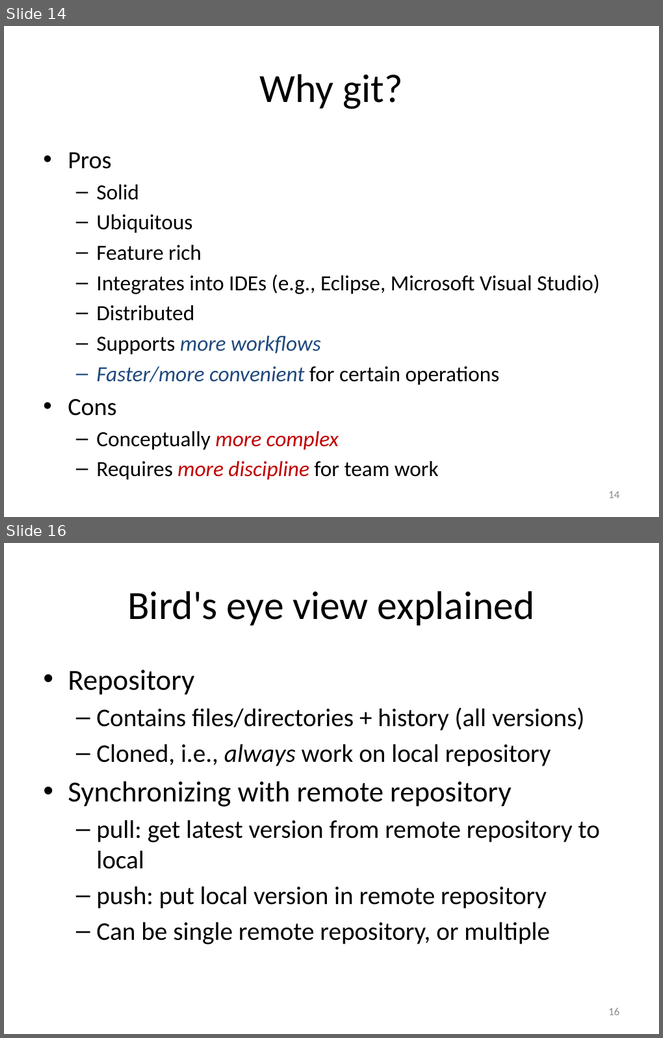
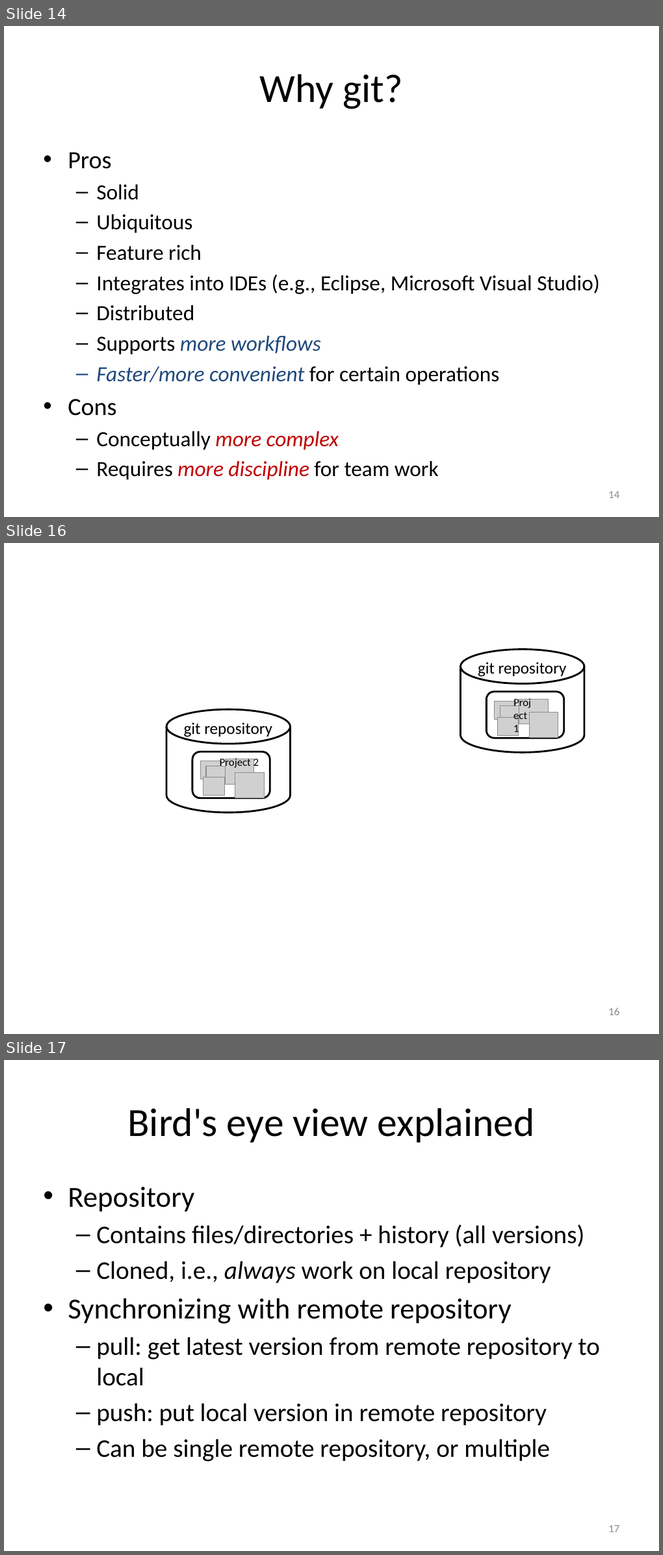
Before and after one commit to gjbex/Version-control-with-git, a slide deck: version_control_git.pptx. Shown one above the other, each under a label of ours: slides 14 and 16 before the commit, slides 14, 16 and 17 after it; the slides between them are not shown. The pictures are 663x1038 and 663x1555 pixels, drawn with LibreOffice and Linux fonts; fonts in the diff are those of the drawing; grey boxes stand for pictures. Boxes give left, top, right and bottom in pixels: in the first picture for what was removed or moved away, otherwise in the second. Text is boxed around its words. In the diff, an @@ line names an element or a change of style, - is before the commit and + after.

Commit message:
Improve conceptual git slide
Attempt to avoid confusion between repository and hosting service.

```diff
--- a/version_control_git.pptx
+++ b/version_control_git.pptx
@@ slide 16 added at (x1=4, y1=543, x2=659, y2=1034), background #FFFFFF @@
@@ group added at (x1=461, y1=649, x2=584, y2=752): 5 pictures, 2 texts, 1 cylinder, 1 rounded rectangle @@
+git repository
+Project 1
@@ group added at (x1=166, y1=709, x2=290, y2=812): 5 pictures, 2 texts, 1 cylinder, 1 rounded rectangle @@
+git repository
+Project 2
@@ page number added at (x1=608, y1=1008, x2=620, y2=1016), 12 pt, text #8C8C8C @@
+16
@@ what was slide 16 is now slide 17 @@
@@ page number at (x1=608, y1=1525, x2=620, y2=1533): text changed @@
-16
+17
```
Also in this commit, not shown: 1 slide changed.
